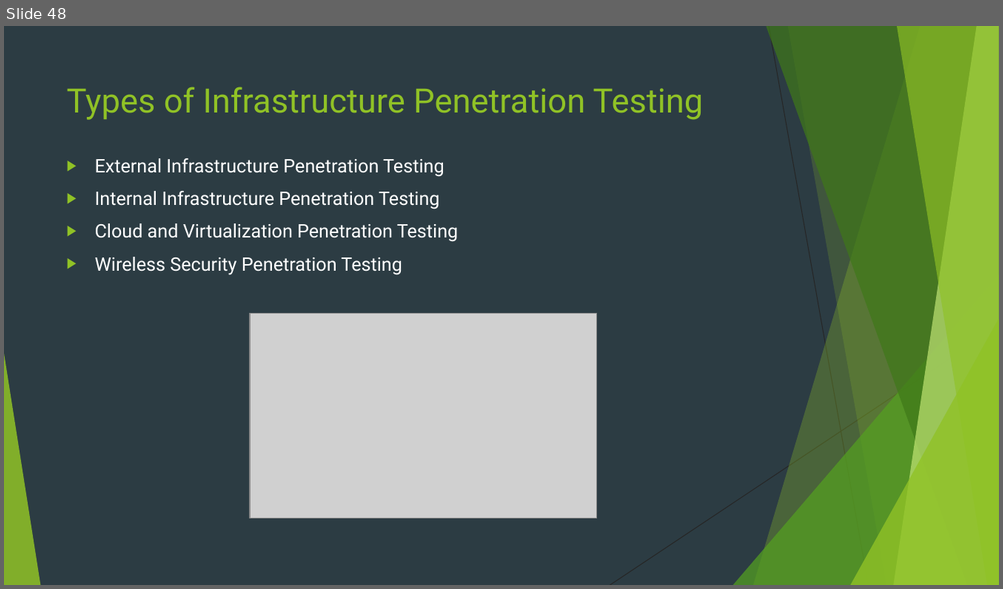
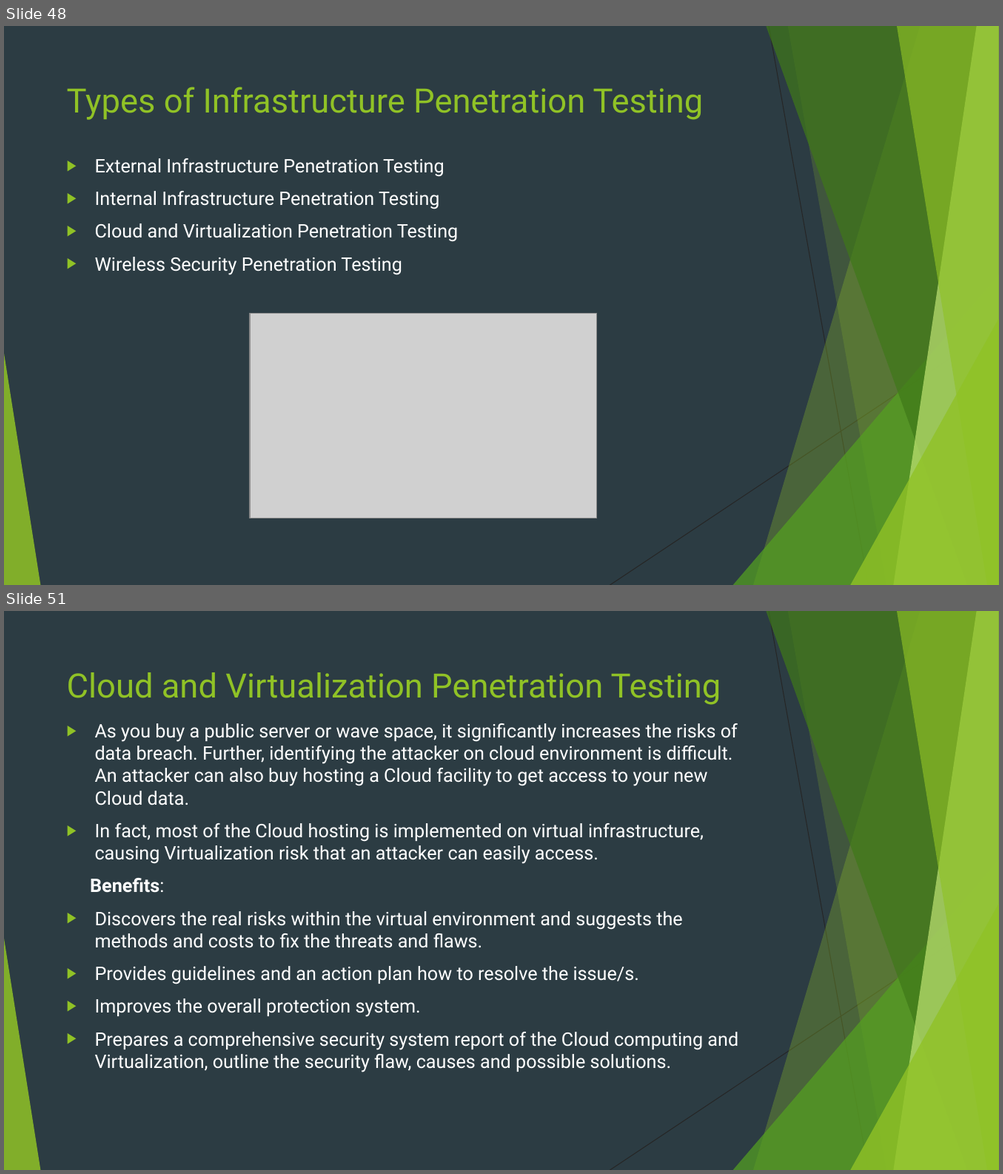
Before and after one commit to Navo26/SecurityTesting, a slide deck: PENETRATION TESTING.pptx. Shown one above the other, each under a label of ours: slide 48 before the commit, slides 48 and 51 after it; the slides between them are not shown. The pictures are 1003x589 and 1003x1174 pixels, drawn with LibreOffice and Linux fonts; fonts in the diff are those of the drawing; grey boxes stand for pictures. Boxes give left, top, right and bottom in pixels: in the first picture for what was removed or moved away, otherwise in the second. Text is boxed around its words. In the diff, an @@ line names an element or a change of style, - is before the commit and + after.

```diff
--- a/PENETRATION TESTING.pptx
+++ b/PENETRATION TESTING.pptx
@@ slide 51 added at [4,611,999,1170], background #2C3C43; not listed: 10 template elements that a slide beside it also shows @@
@@ title added at [67,672,721,705], 32.4 pt, text #90C226 @@
+Cloud and Virtualization Penetration Testing
@@ text added at [90,723,738,1073], 18 pt, text #FFFFFF @@
+▶ As you buy a public server or wave space, it significantly increases the risks of data breach. Further, identifying the attacker on cloud environment is difficult. An attacker can also buy hosting a Cloud facility to get access to your new Cloud data.
+▶ In fact, most of the Cloud hosting is implemented on virtual infrastructure, causing Virtualization risk that an attacker can easily access.
+Benefits:
+▶ Discovers the real risks within the virtual environment and suggests the methods and costs to fix the threats and flaws.
+▶ Provides guidelines and an action plan how to resolve the issue/s.
+▶ Improves the overall protection system.
+▶ Prepares a comprehensive security system report of the Cloud computing and Virtualization, outline the security flaw, causes and possible solutions.
```
Also in this commit, not shown: 1 slide changed, 7 other slides added.
